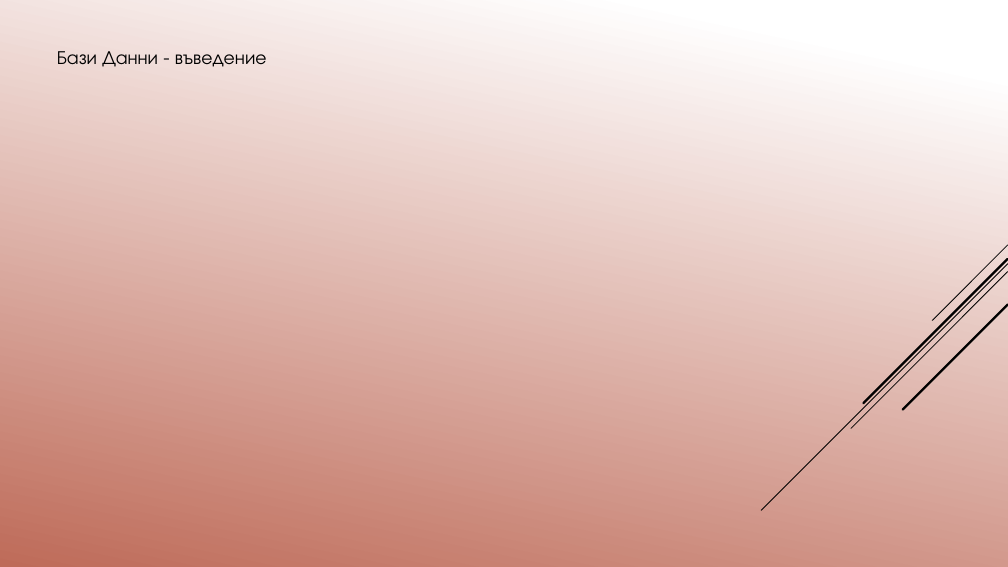
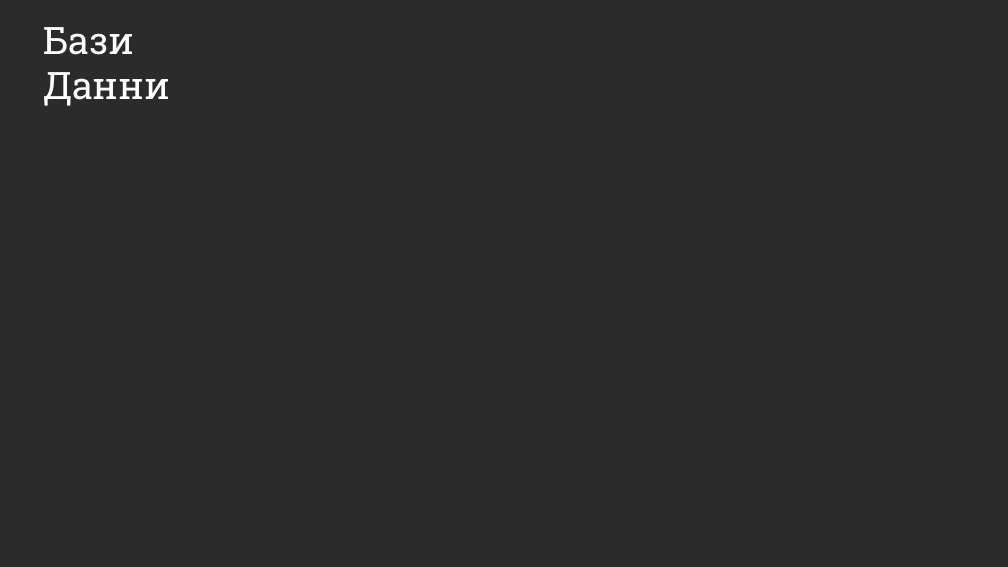
Before and after one commit to pgee-dzi2024/Theme_16, a slide deck: slide 5 of 16 Мария Денизова/Защита теория.pptx. Drawn at 1008x567 pixels with LibreOffice and Linux fonts; fonts in the diff are those of the drawing; background and template pictures are left out; a plain dark background stands for a picture behind light text. Boxes give left, top, right and bottom in pixels: in the first picture for what was removed or moved away, otherwise in the second. Text is boxed around its words. In the diff, an @@ line names an element or a change of style, - is before the commit and + after.

```diff
--- a/16 Мария Денизова/Защита теория.pptx
+++ b/16 Мария Денизова/Защита теория.pptx
@@ background gradient #FFFFFF to #C26A56 to picture (left out) @@
@@ text at [43,27,170,106]: text changed; size 18 to 36 pt; font TeX Gyre Adventor to Roboto Slab; text colour #000000 to #FFFFFF @@
-Бази Данни - въведение
+Бази Данни
@@ group removed at [761,245,1008,510]: 5 lines @@
```
Also in this commit, not shown: 6 other slides changed, 2 slides added, 2 slides removed, 18 other files.
